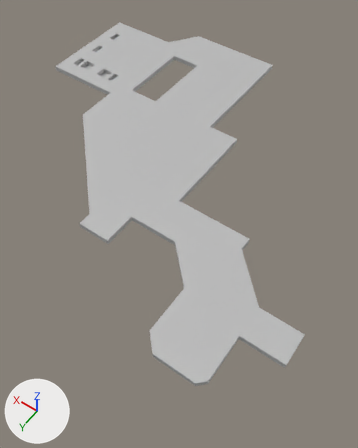
One commit to the FBX model Static Meshes/BSP Converted/Ramp Floor/SM_Optimized_Ramp_Floor.fbx: the scene before it, then after it.
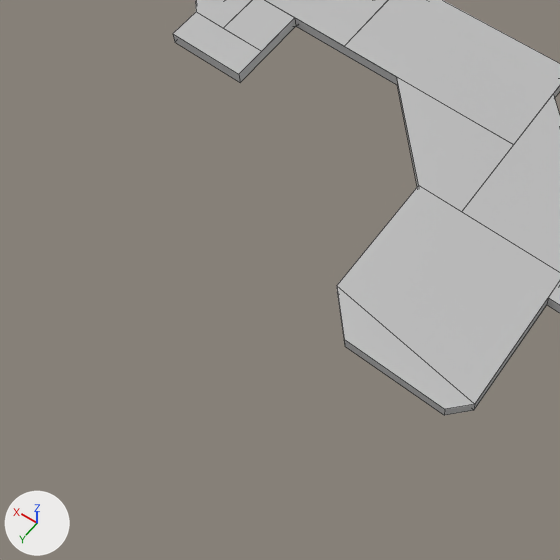
There are two pictures of each version: one whole from a 50 mm camera at (-26.4, 52.5, 52.8) aimed at (0.4, 14.9, -6.2), one close up on the part from 2% to 68% of the width and 47% to 100% of the height. The lights are fixed; the arrows at lower left show +X, +Y and +Z. The close-ups show mesh edges as thin lines. Where no turn or scale is listed for an object, it has been applied to the vertices. Vertices at the same position are counted once.

In view in the first close-up: 'Floor'.
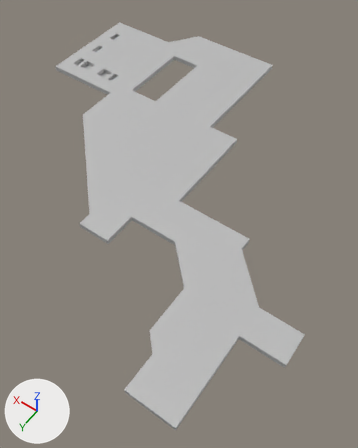
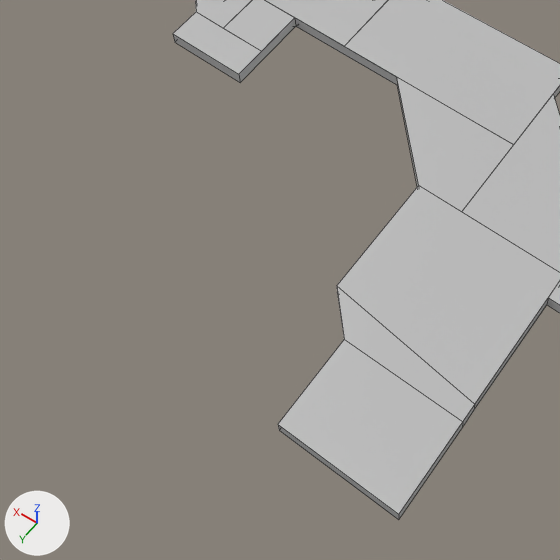
Location of each change, [x1, y1, x2, y2] in pixels of the close-ups (560 x 560 px):
'Floor', reshaped: before [173, 0, 560, 415]; after [173, 0, 560, 520]
part 1 of me_mesh, built on: before [337, 286, 475, 415]; after [278, 286, 475, 520]

Diff of the bpy script that builds the scene:
```diff
--- a/Static Meshes/BSP Converted/Ramp Floor/SM_Optimized_Ramp_Floor.fbx.py
+++ b/Static Meshes/BSP Converted/Ramp Floor/SM_Optimized_Ramp_Floor.fbx.py
@@ me_mesh @@
 me_mesh.from_pydata(...)  # 254 vertices, 211 faces; spans x -23.5..36.5, y -20.4..35.6, z -0.8..0.0
 # used by ob_floor; location = (0.0, 0.0, 0.0)
 # verts and faces of me_mesh; kept vertices keep their numbers, new ones are numbered from 254
 # before: 42 (-10.7, 35.6, 0.0) at pixel (344, 339), 43 (-16.5, 35.6, 0.0) at pixel (444, 409), 66 (-10.7, 35.6, -0.8) at pixel (344, 346), 67 (-16.5, 35.6, -0.8) at pixel (444, 415)
+# me_mesh part 1
+delete_faces([(42, 66, 67, 43)])
+verts[43] = (-17.5, 35.6, 0.0)  # moved, pixel (462, 421)
+verts[67] = (-17.5, 35.6, -0.8)  # moved, pixel (462, 427)
+for new, old in zip([*range(254, 258)], [42, 43, 66, 67]): verts[new] = verts[old] + (0.0, 5.0, 0.0)
+faces += [(254, 256, 257, 255), (42, 254, 255, 43), (42, 66, 256, 254), (66, 67, 257, 256), (43, 255, 257, 67)]
 me_mesh.materials.append(mat_lambert1)
```
